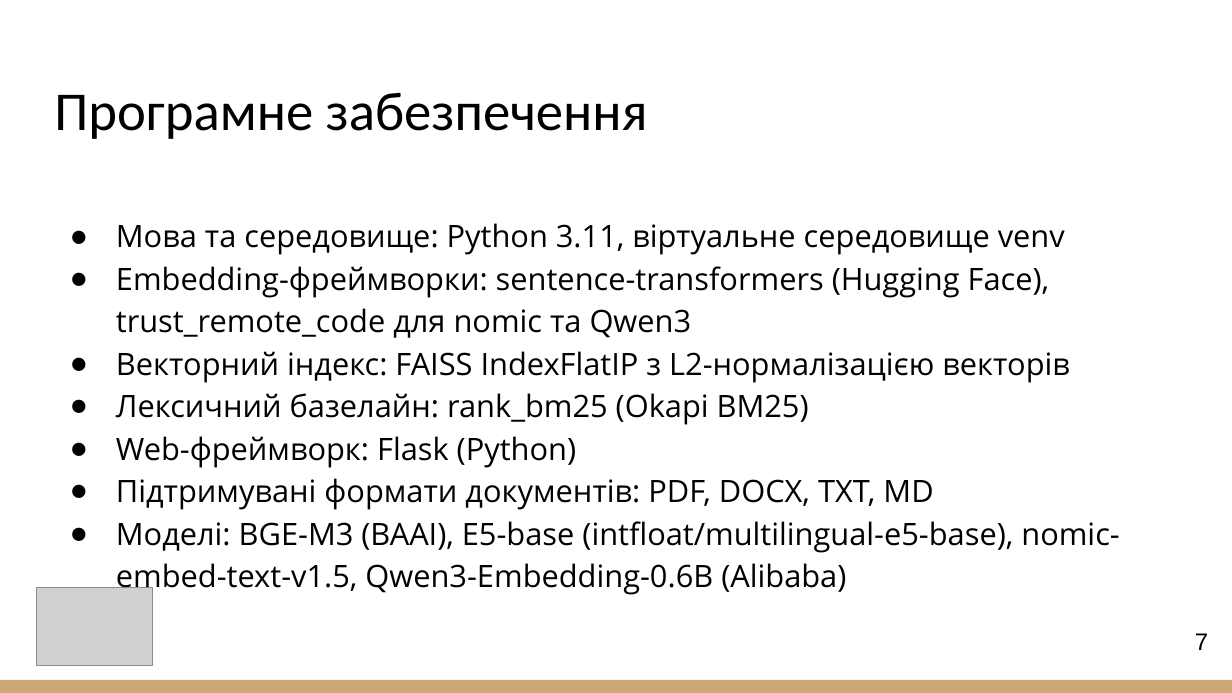
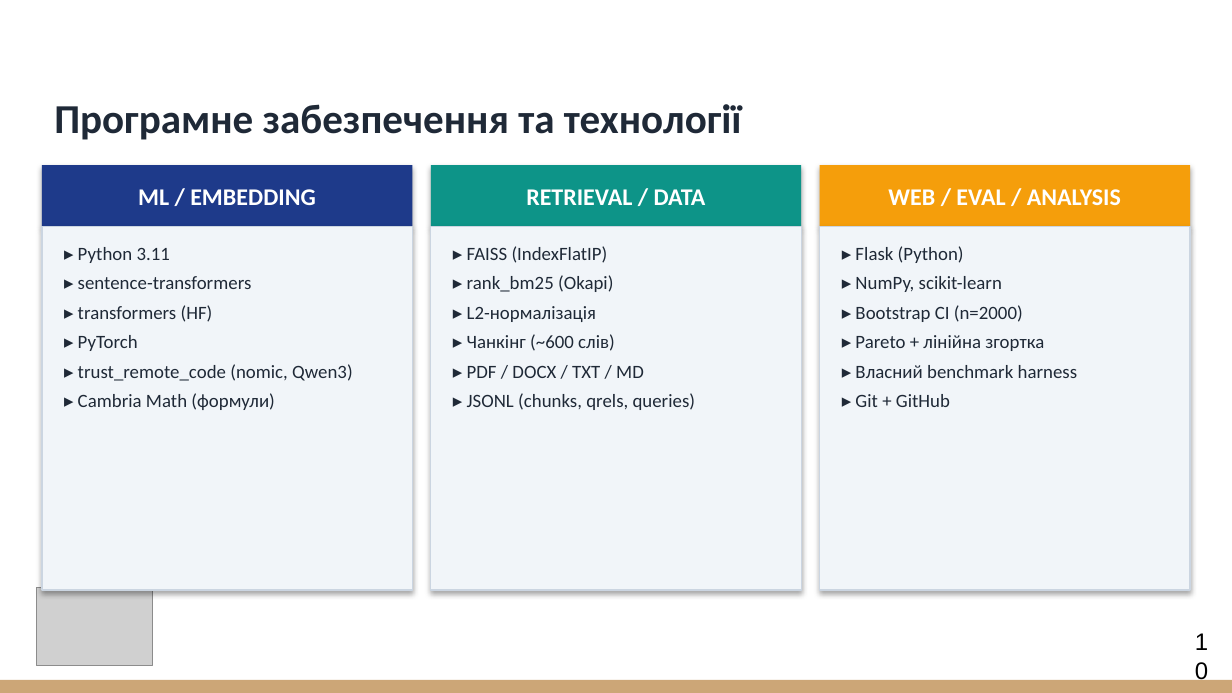
Before and after one commit to vitaliinnest/kb-semantic-search-benchmark, a slide deck: slide 10 of Nesterenko_Presentation.pptx (slide 7 before the commit). Drawn at 1232x693 pixels with LibreOffice and Linux fonts; fonts in the diff are those of the drawing; grey boxes stand for pictures. Boxes give left, top, right and bottom in pixels: in the first picture for what was removed or moved away, otherwise in the second. Text is boxed around its words. In the diff, an @@ line names an element or a change of style, - is before the commit and + after.

```diff
--- a/Nesterenko_Presentation.pptx
+++ b/Nesterenko_Presentation.pptx
@@ title at (54, 104, 742, 140): text changed; size 32 to 24 pt; text colour #000000 to #1F2937; bold on @@
-Програмне забезпечення
+Програмне забезпечення та технології
@@ rectangle added at (42, 165, 413, 227), fill #1E3A8A, 14 pt, text #FFFFFF, bold @@
+ML / EMBEDDING
@@ rectangle added at (431, 165, 802, 227), fill #0D9488, 14 pt, text #FFFFFF, bold @@
+RETRIEVAL / DATA
@@ rectangle added at (819, 165, 1190, 227), fill #F59E0B, 14 pt, text #FFFFFF, bold @@
+WEB / EVAL / ANALYSIS
@@ rectangle added at (42, 227, 413, 590), fill #F1F5F9, outline #CBD5E1 0.75 pt, 11 pt, text #1F2937 @@
+▸ Python 3.11
+▸ sentence-transformers
+▸ transformers (HF)
+▸ PyTorch
+▸ trust_remote_code (nomic, Qwen3)
+▸ Cambria Math (формули)
@@ text removed at (116, 223, 1119, 596) @@
-● Мова та середовище: Python 3.11, віртуальне середовище venv
-● Embedding-фреймворки: sentence-transformers (Hugging Face), trust_remote_code для nomic та Qwen3
-● Векторний індекс: FAISS IndexFlatIP з L2-нормалізацією векторів
-● Лексичний базелайн: rank_bm25 (Okapi BM25)
-● Web-фреймворк: Flask (Python)
-● Підтримувані формати документів: PDF, DOCX, TXT, MD
-● Моделі: BGE-M3 (BAAI), E5-base (intfloat/multilingual-e5-base), nomic-embed-text-v1.5, Qwen3-Embedding-0.6B (Alibaba)
@@ rectangle added at (431, 227, 802, 590), fill #F1F5F9, outline #CBD5E1 0.75 pt, 11 pt, text #1F2937 @@
+▸ FAISS (IndexFlatIP)
+▸ rank_bm25 (Okapi)
+▸ L2-нормалізація
+▸ Чанкінг (~600 слів)
+▸ PDF / DOCX / TXT / MD
+▸ JSONL (chunks, qrels, queries)
@@ rectangle added at (819, 227, 1190, 590), fill #F1F5F9, outline #CBD5E1 0.75 pt, 11 pt, text #1F2937 @@
+▸ Flask (Python)
+▸ NumPy, scikit-learn
+▸ Bootstrap CI (n=2000)
+▸ Pareto + лінійна згортка
+▸ Власний benchmark harness
+▸ Git + GitHub
@@ page number at (1195, 633, 1208, 650): text changed @@
-7
+10
```
Also in this commit, not shown: 10 other slides changed, 6 slides added, 1 other file.
